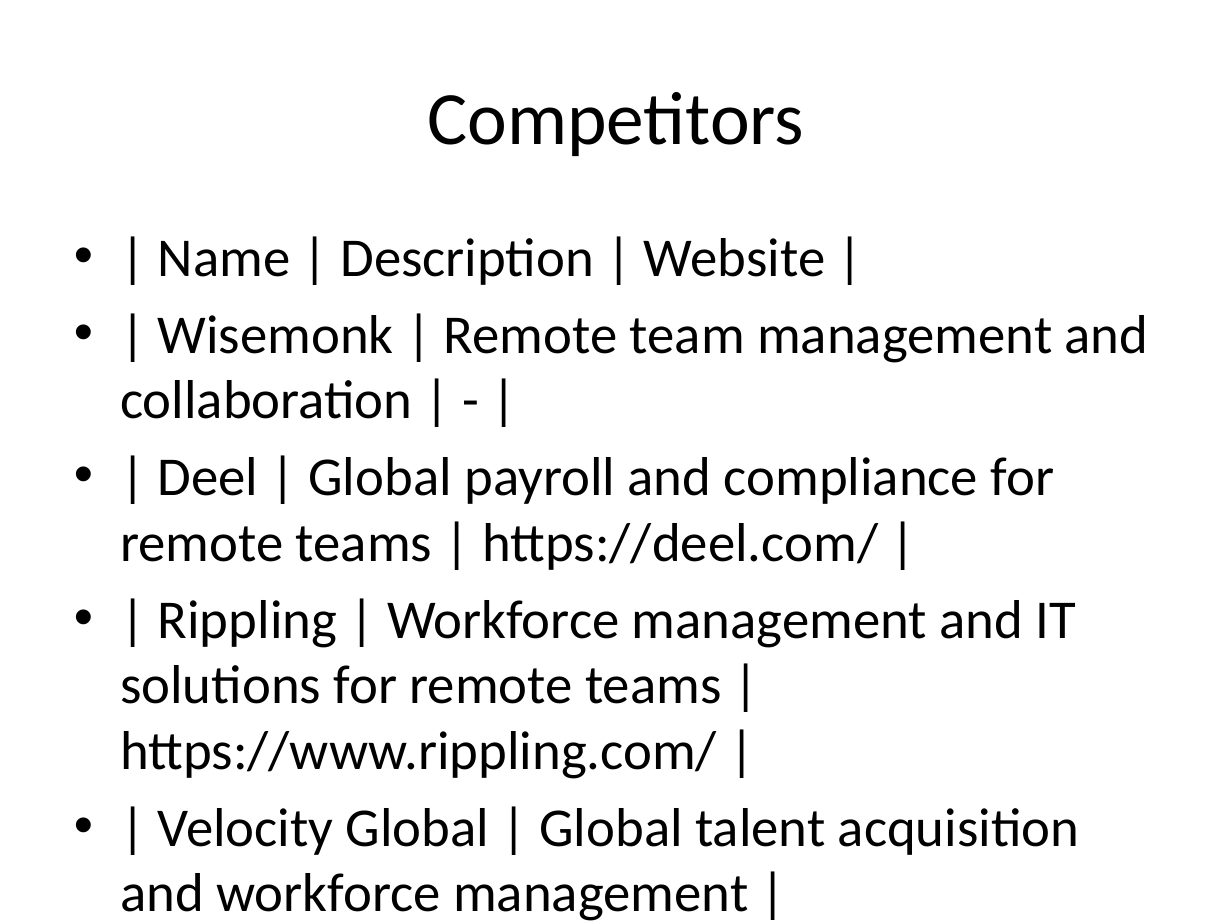
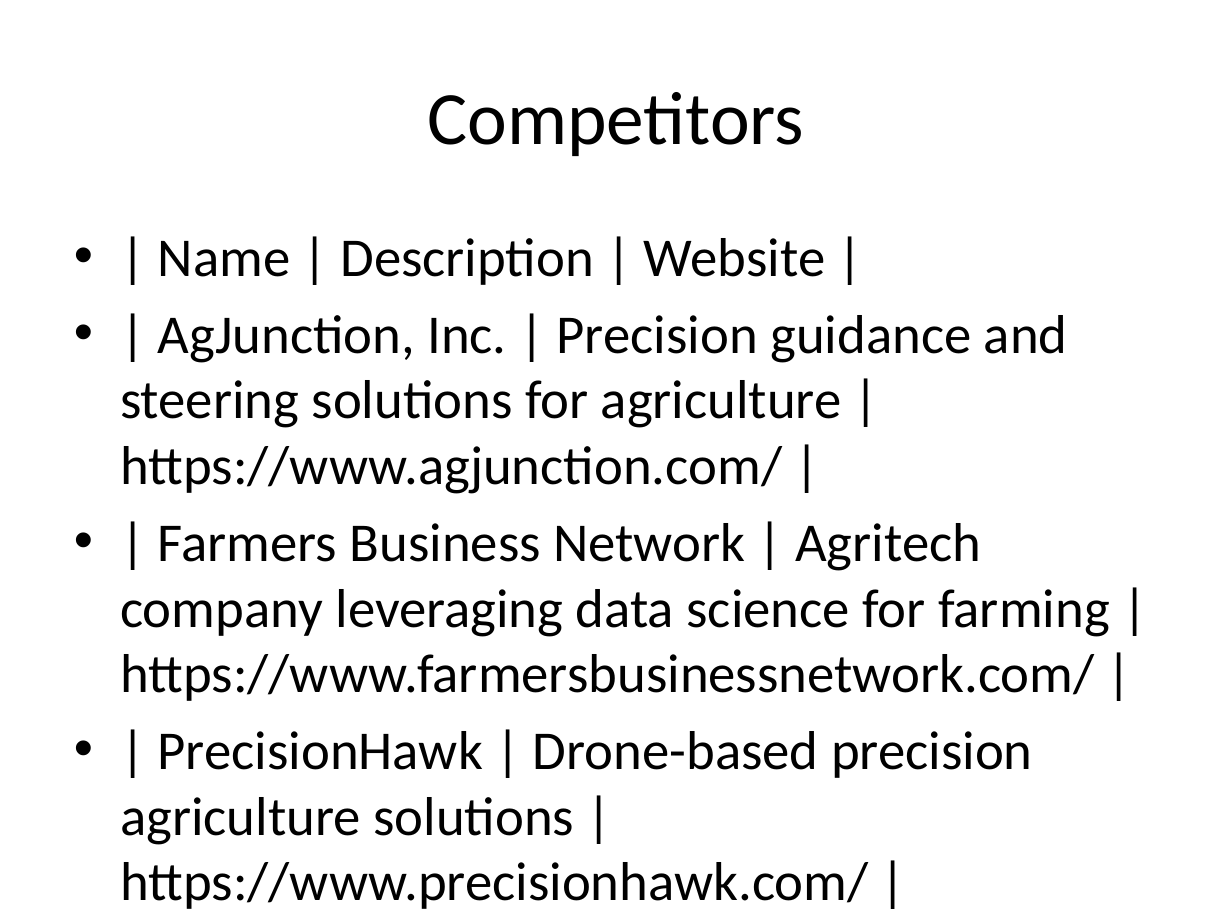
Before and after one commit to AminaYameen/Startup_Mate-, a slide deck: slide 5 of presentations/pitch_deck.pptx. Drawn at 1232x924 pixels with LibreOffice and Linux fonts; fonts in the diff are those of the drawing. Boxes give left, top, right and bottom in pixels: in the first picture for what was removed or moved away, otherwise in the second. Text is boxed around its words. In the diff, an @@ line names an element or a change of style, - is before the commit and + after.

```diff
--- a/presentations/pitch_deck.pptx
+++ b/presentations/pitch_deck.pptx
@@ text at [120,315,1110,845]: text changed @@
-• | Wisemonk | Remote team management and collaboration | - |
-• | Deel | Global payroll and compliance for remote teams | https://deel.com/ |
-• | Rippling | Workforce management and IT solutions for remote teams | https://www.rippling.com/ |
-• | Velocity Global | Global talent acquisition and workforce management | https://velocityglobal.com/ |
+• | AgJunction, Inc. | Precision guidance and steering solutions for agriculture | https://www.agjunction.com/ |
+• | Farmers Business Network | Agritech company leveraging data science for farming | https://www.farmersbusinessnetwork.com/ |
+• | PrecisionHawk | Drone-based precision agriculture solutions | https://www.precisionhawk.com/ |
```
Also in this commit, not shown: 1 other slide changed, 3 slides added, 4 slides removed, 7 other files.
